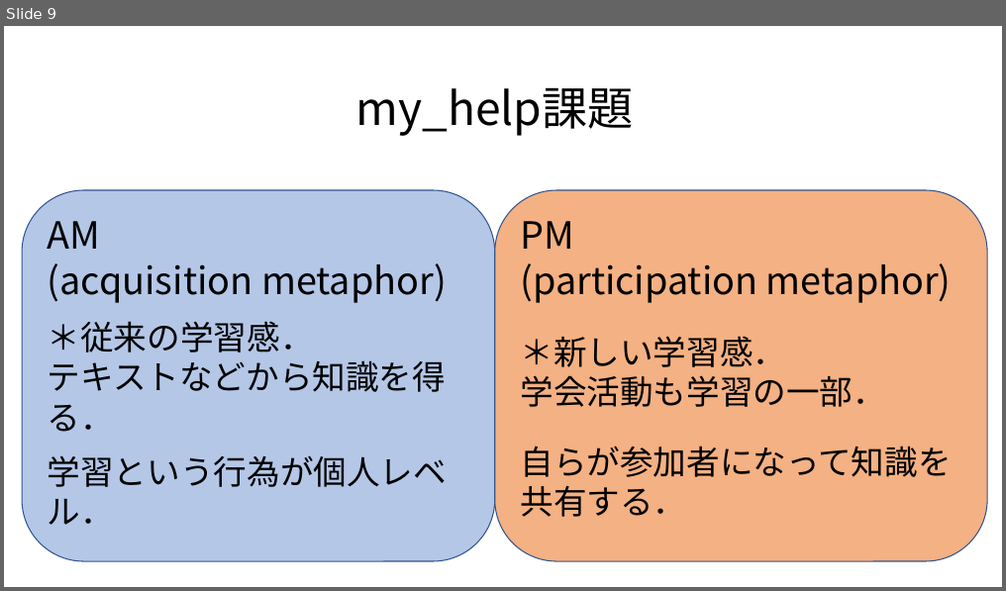
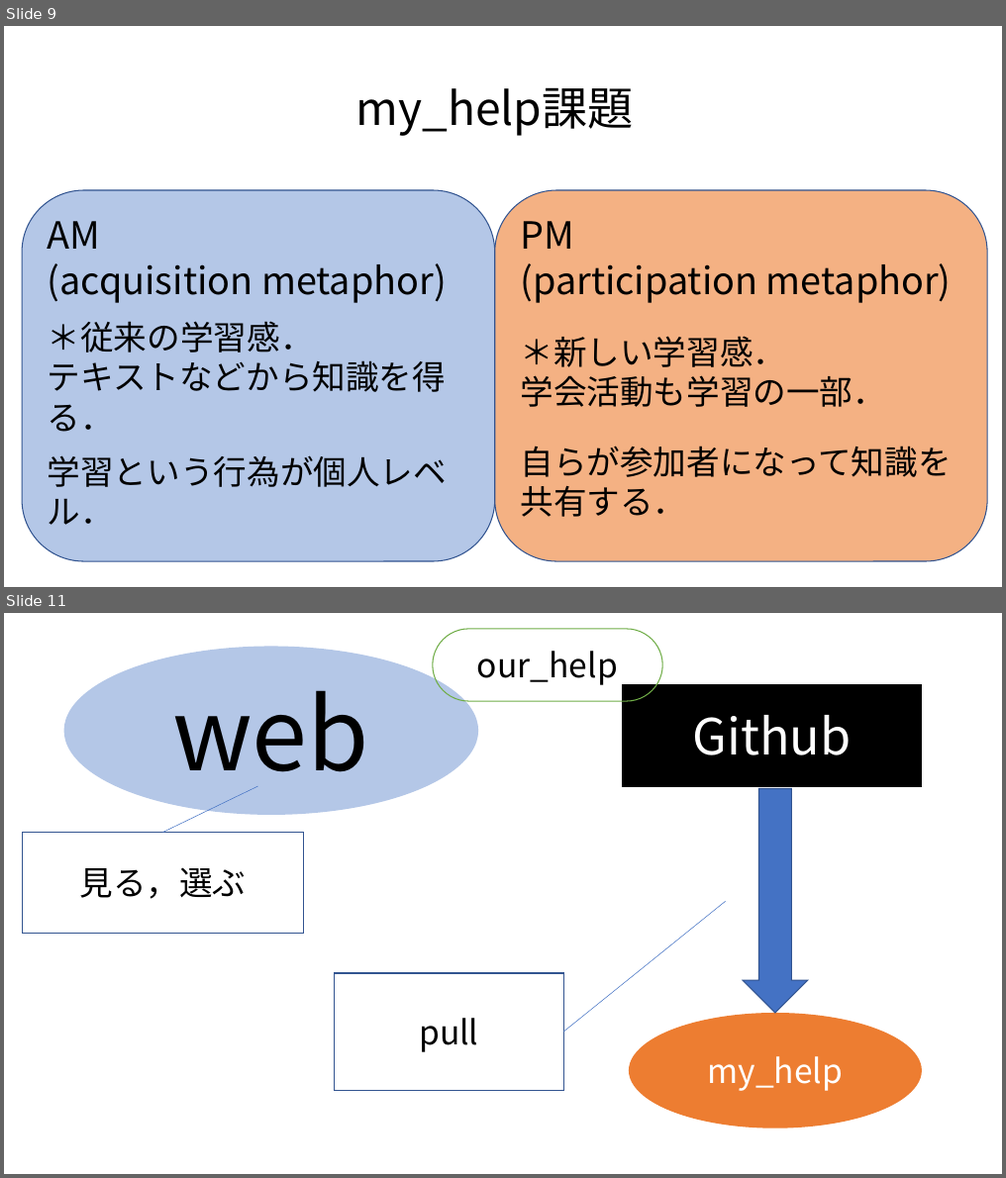
Before and after one commit to daddygongon/my_help, a slide deck: docs/tomoko/midterm_presen/mid_presen.pptx. Shown one above the other, each under a label of ours: slide 9 before the commit, slides 9 and 11 after it; the slides between them are not shown. The pictures are 1006x591 and 1006x1178 pixels, drawn with LibreOffice and Linux fonts; fonts in the diff are those of the drawing. Boxes give left, top, right and bottom in pixels: in the first picture for what was removed or moved away, otherwise in the second. Text is boxed around its words. In the diff, an @@ line names an element or a change of style, - is before the commit and + after.

```diff
--- a/docs/tomoko/midterm_presen/mid_presen.pptx
+++ b/docs/tomoko/midterm_presen/mid_presen.pptx
@@ slide 11 added at bbox=[4, 613, 1002, 1174], background #FFFFFF @@
@@ rounded rectangle added at bbox=[433, 629, 662, 701], outline #70AD47 1 pt, 32 pt, text #000000 @@
+our_help
@@ ellipse added at bbox=[63, 646, 478, 814], fill #B4C7E7, 96 pt, text #000000 @@
+web
@@ rectangle added at bbox=[623, 684, 922, 786], fill #000000, outline #000000 1 pt, 48 pt, text #FFFFFF @@
+Github
@@ line added from (162, 833) to (257, 786), #4472C4 0.5 pt @@
@@ down arrow added at bbox=[743, 789, 808, 1014], fill #4472C4, outline #325491 1 pt @@
@@ rectangle added at bbox=[23, 833, 303, 933], outline #325491 1 pt, 32 pt, text #000000 @@
+見る，選ぶ
@@ line added from (564, 1032) to (726, 901), #4472C4 0.5 pt @@
@@ rectangle added at bbox=[334, 973, 564, 1090], outline #325491 1 pt, 32 pt, text #000000 @@
+pull
@@ ellipse added at bbox=[629, 1013, 923, 1128], fill #ED7D31, 32 pt, text #FFFFFF @@
+my_help
```
Also in this commit, not shown: 4 slides changed, 1 slide removed, 3 other files.
